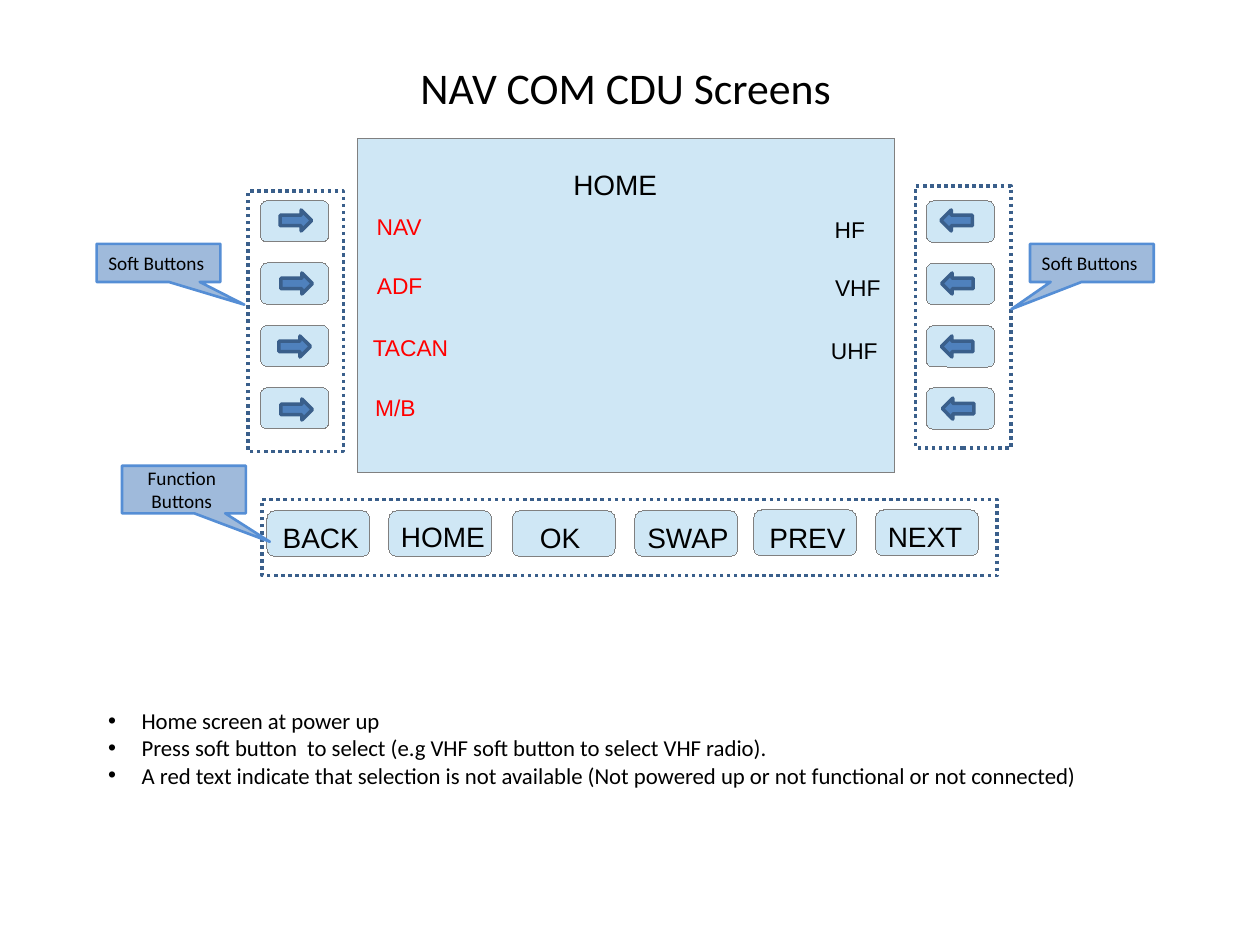
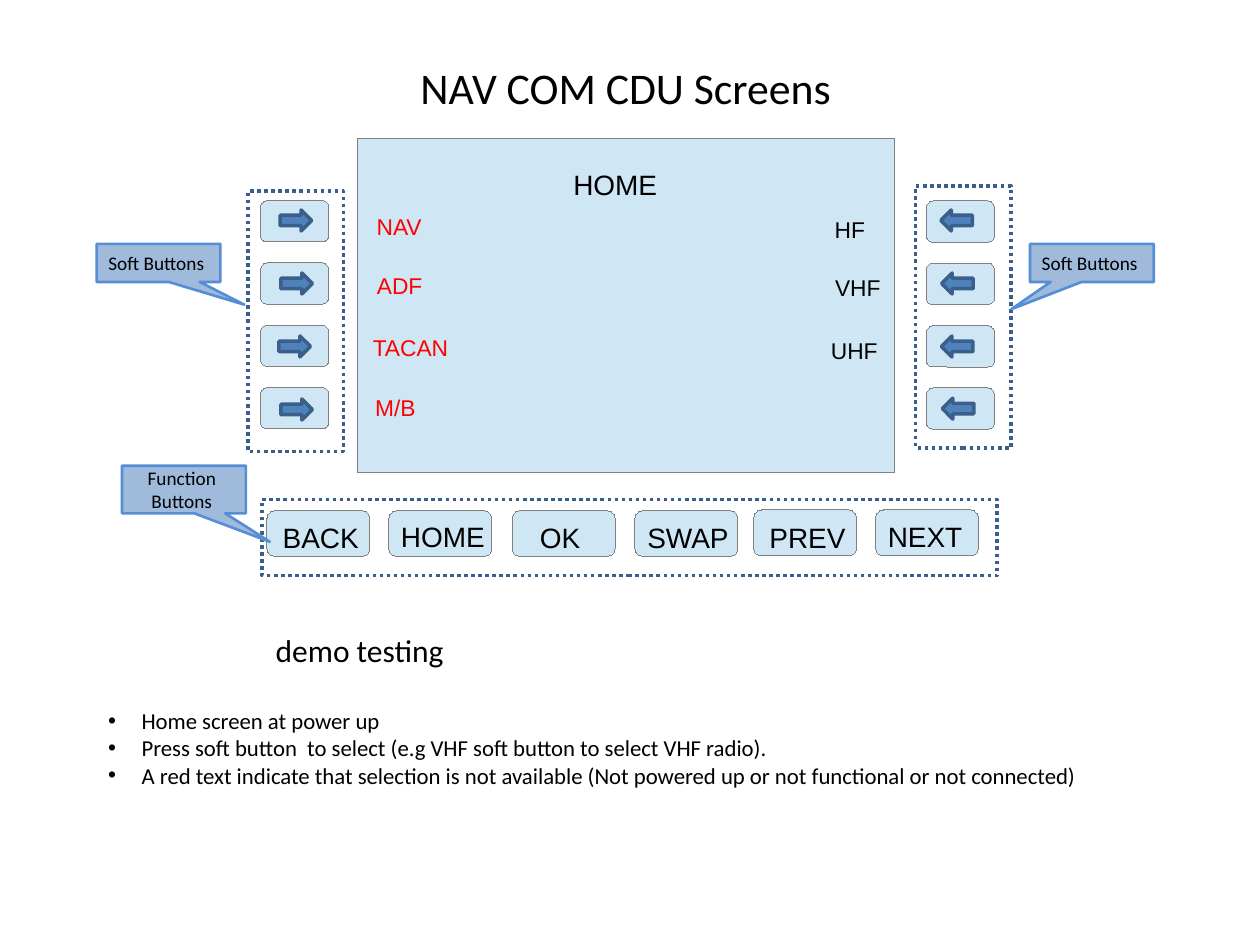
Before and after one commit to amk1971/CDU_FW, a slide deck: slide 2 of Docs/litrature Review/CDU screens for VHF radio.pptx. Drawn at 1260x945 pixels with LibreOffice and Linux fonts; fonts in the diff are those of the drawing. Boxes give left, top, right and bottom in pixels: in the first picture for what was removed or moved away, otherwise in the second. Text is boxed around its words. In the diff, an @@ line names an element or a change of style, - is before the commit and + after.

```diff
--- a/Docs/litrature Review/CDU screens for VHF radio.pptx
+++ b/Docs/litrature Review/CDU screens for VHF radio.pptx
@@ text added at bbox=[276, 640, 444, 668], 18 pt, text #000000 @@
+demo testing
```
Also in this commit, not shown: 1 other file.
